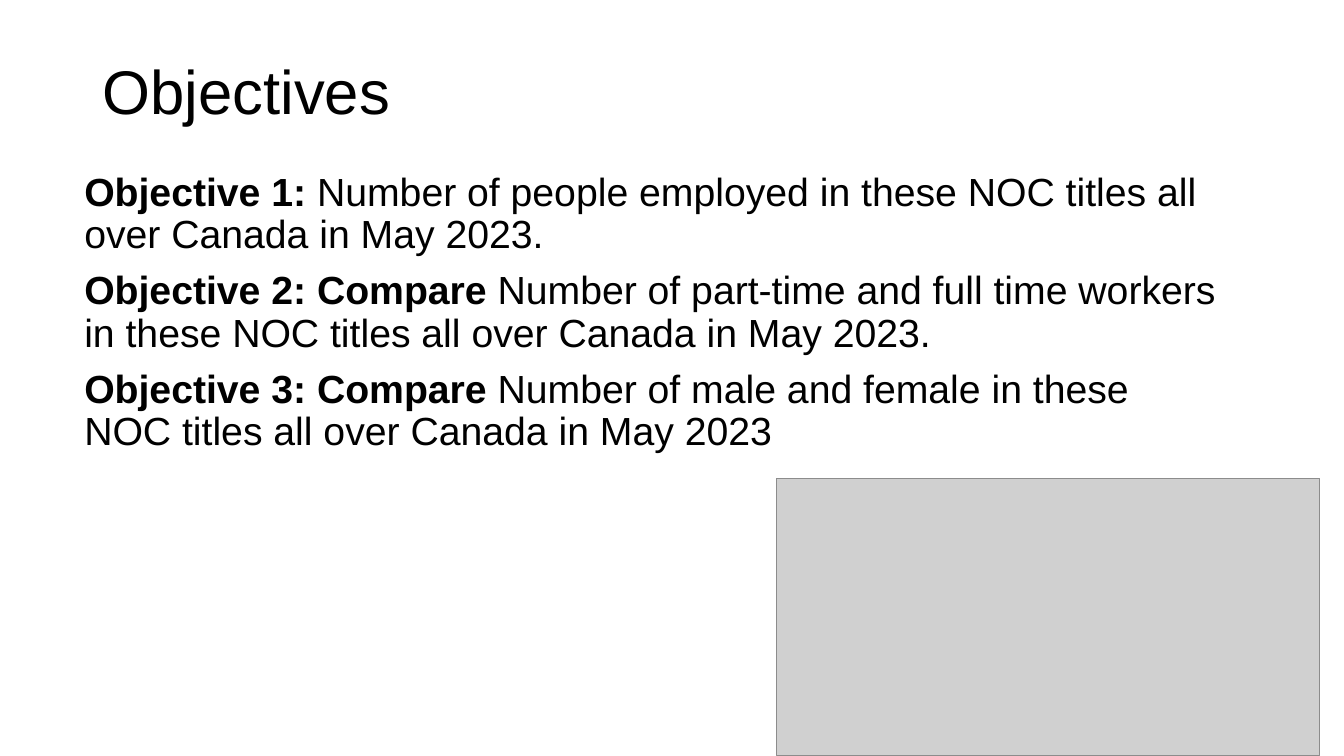
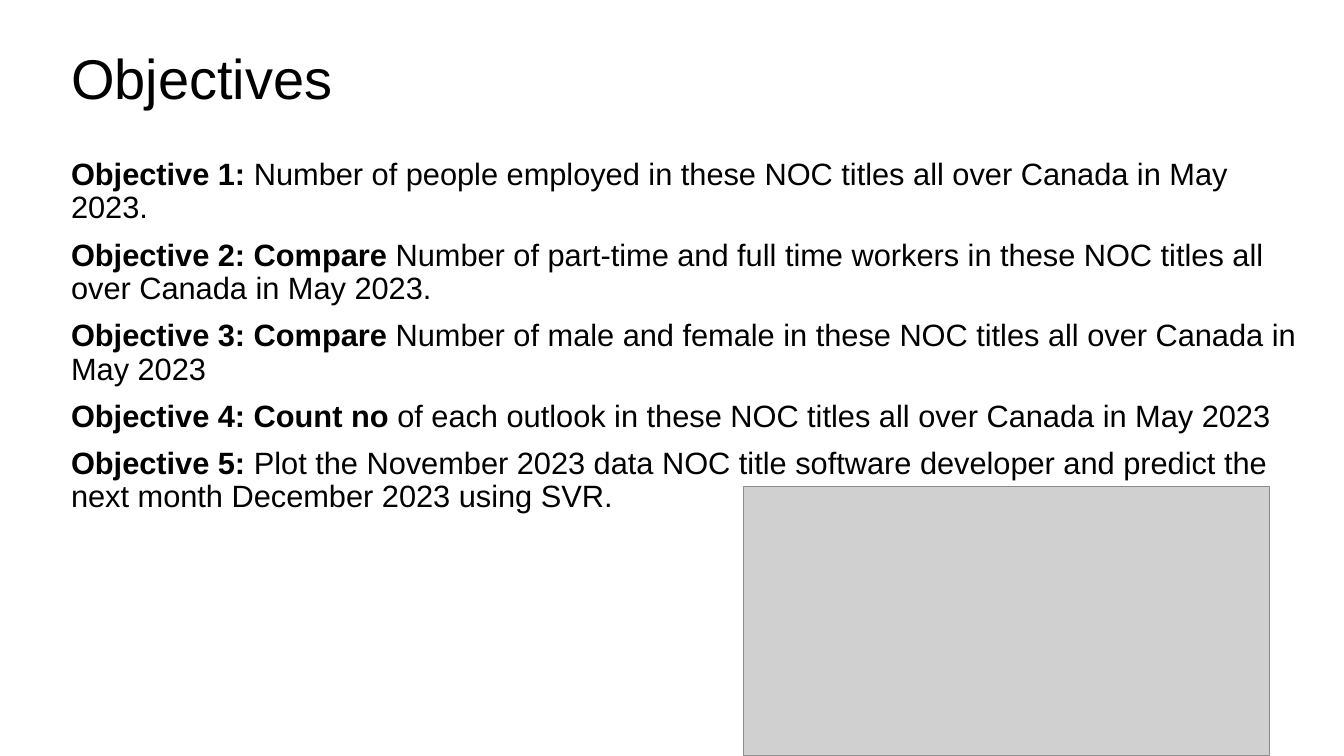
Before and after one commit to rajprasadshrestha/groupassignments, a slide deck: slide 3 of nosqldatabase/Presentation5.pptx. Drawn at 1344x756 pixels with LibreOffice and Linux fonts; fonts in the diff are those of the drawing; grey boxes stand for pictures. Boxes give left, top, right and bottom in pixels: in the first picture for what was removed or moved away, otherwise in the second. Text is boxed around its words. In the diff, an @@ line names an element or a change of style, - is before the commit and + after.

```diff
--- a/nosqldatabase/Presentation5.pptx
+++ b/nosqldatabase/Presentation5.pptx
@@ title "Objectives": place and size @@
-title "Objectives" at [102,69,389,125]
+title "Objectives" at [71,58,332,108]
@@ title "Objectives" at [71,58,332,108]: size 44 to 40 pt @@
@@ text "Objective 1: Number of people ...": place and size @@
-text "Objective 1: Number of people ..." at [84,177,1215,453]
+text "Objective 1: Number of people ..." at [71,162,1296,513]
@@ text at [71,162,1296,385]: size 28 to 22 pt in "Objective 1: Number of people employed in ...", "Objective 2: Compare Number of part-time and ...", "Objective 3: Compare Number of male and ..." @@
@@ text at [71,404,1270,513]: paragraphs added @@
+Objective 4: Count no of each outlook in these NOC titles all over Canada in May 2023
+Objective 5: Plot the November 2023 data NOC title software developer and predict the next month December 2023 using SVR.
@@ picture: place and size @@
-picture at [776,478,1320,756]
+picture at [743,487,1269,756]
```
Also in this commit, not shown: 8 other slides changed, 5 slides added, 5 slides removed, 2 other files.
